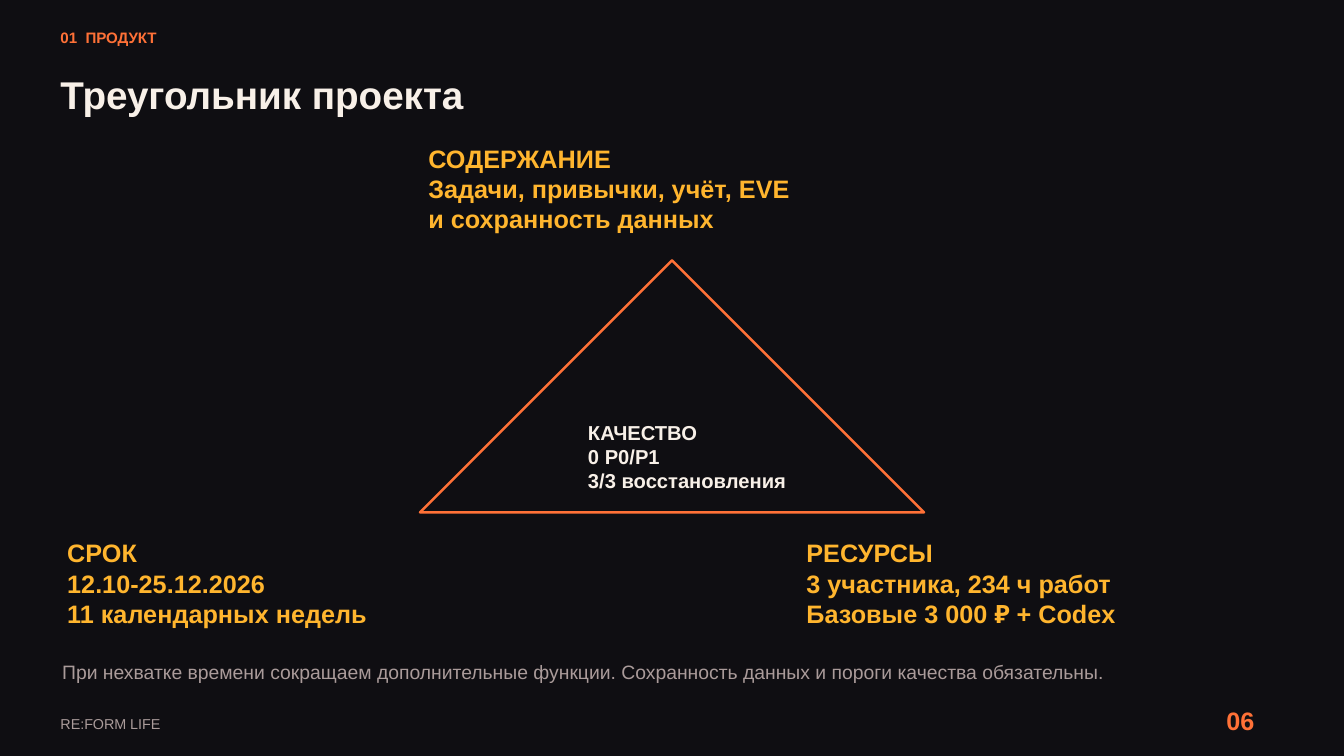
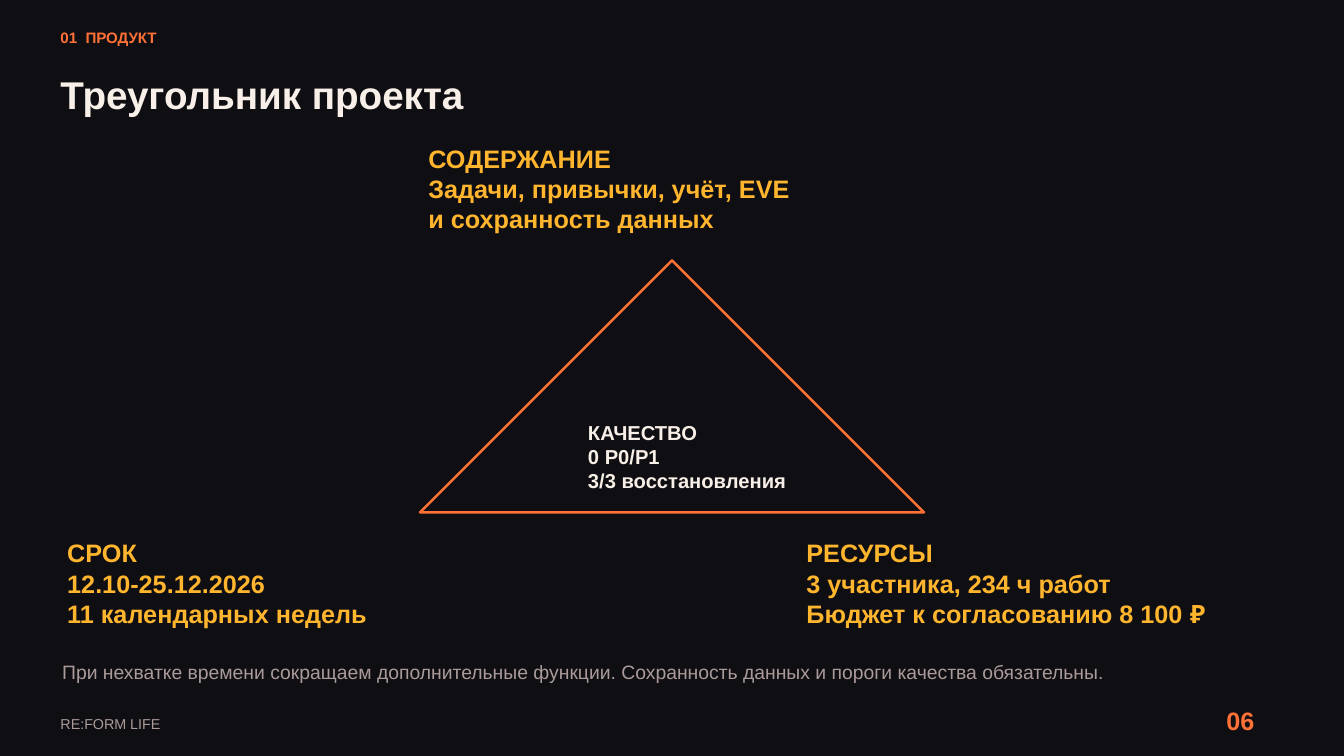
Before and after one commit to kartaamigo/RE-FORM-LIFE, a slide deck: slide 6 of docs/project-plan/RE_FORM_LIFE_Reviewed_Design.pptx. Drawn at 1344x756 pixels with LibreOffice and Linux fonts; fonts in the diff are those of the drawing. Boxes give left, top, right and bottom in pixels: in the first picture for what was removed or moved away, otherwise in the second. Text is boxed around its words. In the diff, an @@ line names an element or a change of style, - is before the commit and + after.

Commit message:
docs: finalize Codex budget and designer risk responsibility

```diff
--- a/docs/project-plan/RE_FORM_LIFE_Reviewed_Design.pptx
+++ b/docs/project-plan/RE_FORM_LIFE_Reviewed_Design.pptx
@@ text at [806,605,1182,628]: text changed @@
-Базовые 3 000 ₽ + Codex
+Бюджет к согласованию 8 100 ₽
```
Also in this commit, not shown: 7 other slides changed, 1 other file.
